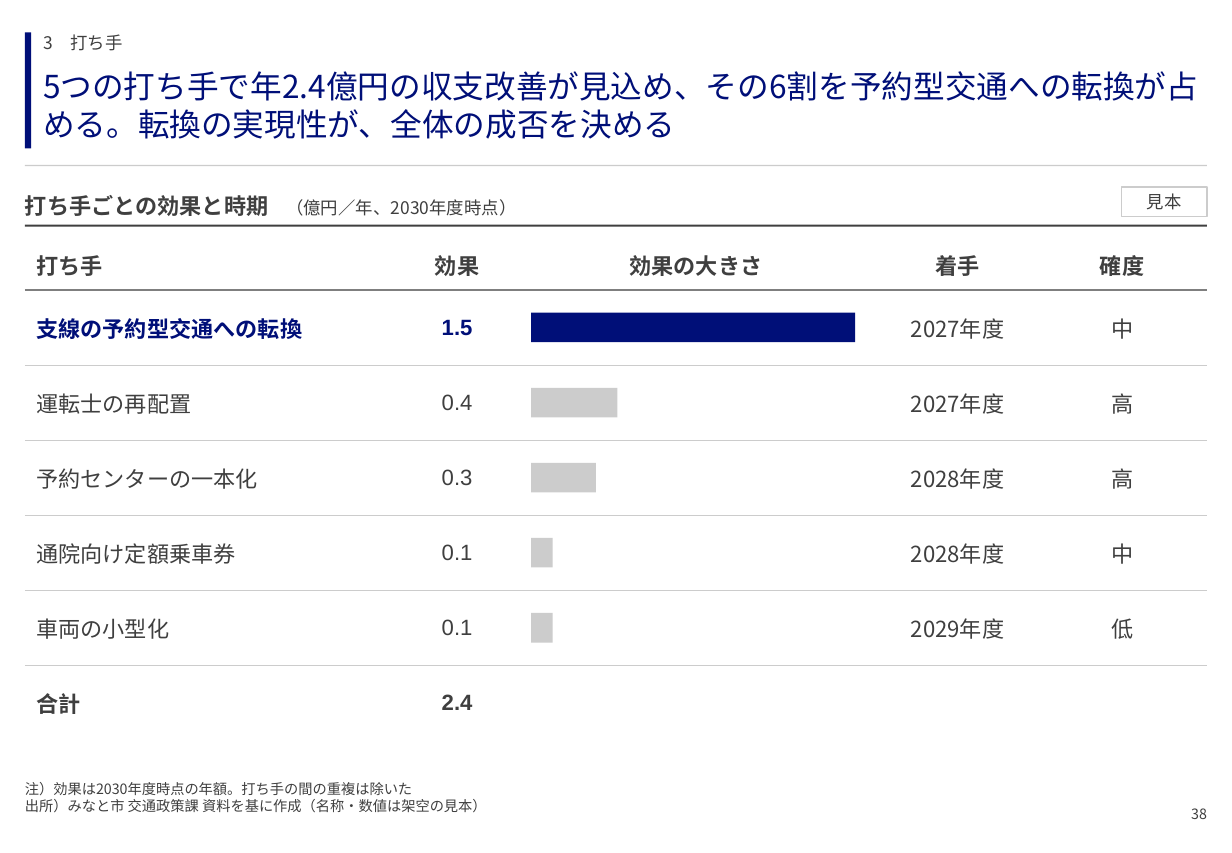
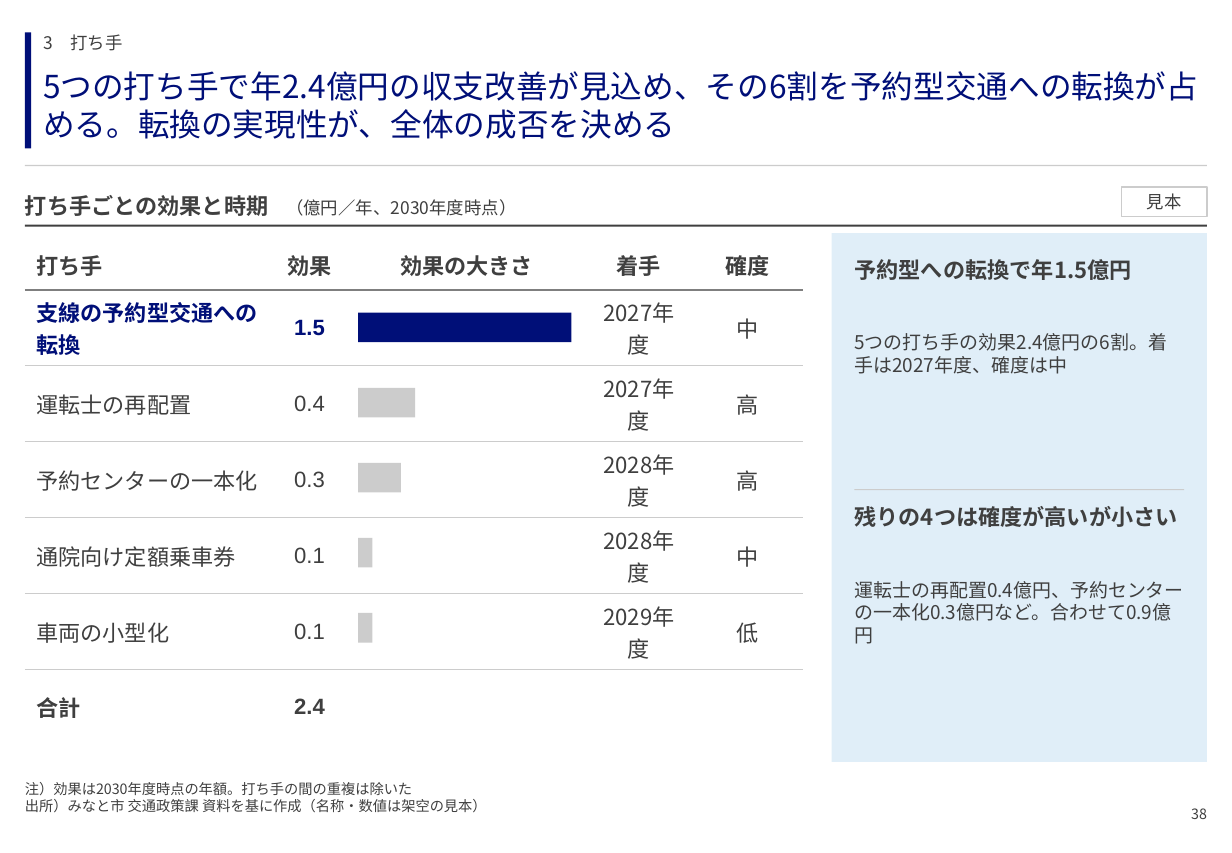
Before and after one commit to GontaHH/slide_builder, a slide deck: slide 38 of patterns/pattern-deck.pptx. Drawn at 1232x853 pixels with LibreOffice and Linux fonts; fonts in the diff are those of the drawing. Boxes give left, top, right and bottom in pixels: in the first picture for what was removed or moved away, otherwise in the second. Text is boxed around its words. In the diff, an @@ line names an element or a change of style, - is before the commit and + after.

```diff
--- a/patterns/pattern-deck.pptx
+++ b/patterns/pattern-deck.pptx
@@ table: place and size @@
-table at [25,239,1207,718]
+table at [25,239,803,722]
@@ rectangle added at [832,233,1207,762], fill #E0EEF8 @@
@@ text added at [854,259,1131,280], 14 pt, text #3F3F3F, bold @@
+予約型への転換で年1.5億円
@@ rectangle: place and size @@
-rectangle at [531,313,855,342]
+rectangle at [358,313,572,342]
@@ text added at [854,333,1167,374], 12 pt, text #3F3F3F @@
+5つの打ち手の効果2.4億円の6割。着手は2027年度、確度は中
@@ rectangle: place and size @@
-rectangle at [531,388,618,417]
+rectangle at [358,388,415,417]
@@ rectangle: place and size @@
-rectangle at [531,463,596,493]
+rectangle at [358,463,402,493]
@@ line added from (854, 489) to (1184, 489), #CCCCCC 0.75 pt @@
@@ text added at [854,506,1177,527], 14 pt, text #3F3F3F, bold @@
+残りの4つは確度が高いが小さい
@@ rectangle: place and size @@
-rectangle at [531,538,553,568]
+rectangle at [358,538,373,568]
@@ text added at [854,581,1183,621], 12 pt, text #3F3F3F @@
+運転士の再配置0.4億円、予約センターの一本化0.3億円など。合わせて0.9億円
@@ rectangle: place and size @@
-rectangle at [531,613,553,643]
+rectangle at [358,613,373,643]
```
Also in this commit, not shown: 7 other slides changed, 2 other files.
